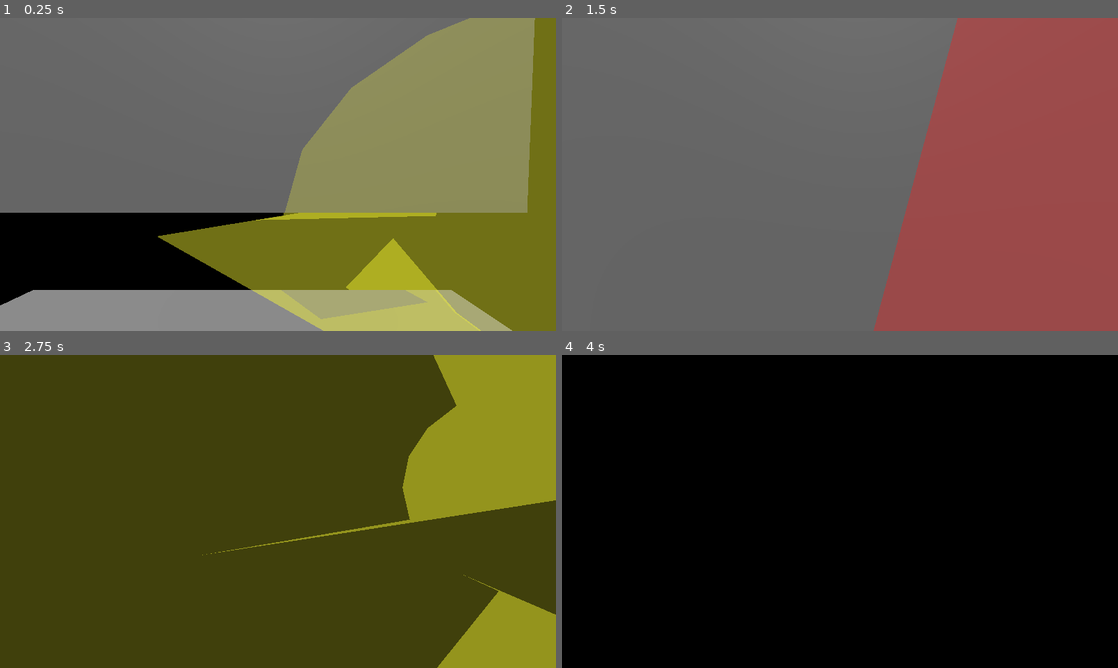
Above: before the commit, frames 1-4 (two rows, left to right).
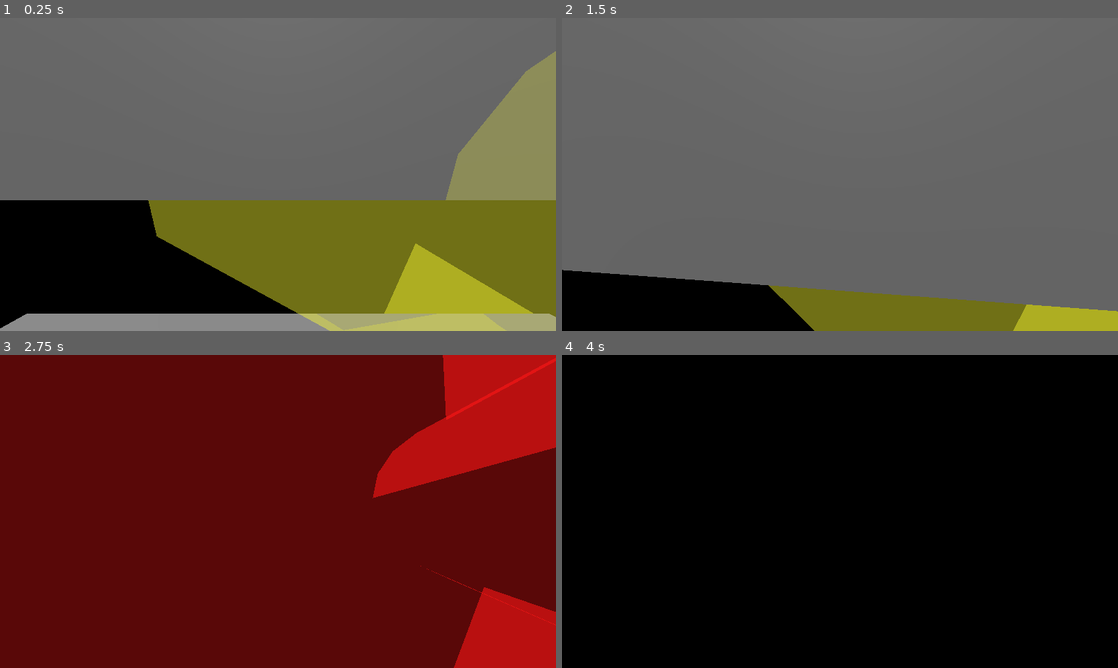
Above: after the commit, the same moments.

Repository: ludoviKZ/lazy-eye
Game: Godot game, scene res://scenes/test.tscn
The game is run twice, just before and just after one commit, with the same random seed, the same clock (stepped at 60 frames per second) and the same inputs. This scene is started directly instead of the project's main scene.
Inputs (mouse positions are in pixels of both pictures, inside the frame that each line leads up to):
- Up to frame 1 (0.25 s): no input
- Up to frame 2 (1.5 s): tap Enter (ui_accept) at 0.5 s; move the mouse to (867, 174) at 0.52 s; hold Ctrl (crouch) 0.53-1.28 s; hold W (move_up) from 0.53 s (still down); click (867, 174) at 0.67 s; tap Space (jump) at 0.77 s; move the mouse to (812, 174) at 1.27 s; tap E (interact) at 1.35 s
- Up to frame 3 (2.75 s): keep holding W (move_up); tap Space (jump) at 1.52 s; move the mouse to (289, 505) at 2.02 s; hold Ctrl (crouch) from 2.03 s (still down)
- Up to frame 4 (4 s): keep holding W (move_up); move the mouse to (834, 517) at 2.77 s; release Ctrl (crouch) at 2.78 s; tap E (interact) at 2.85 s; click (834, 517) at 2.92 s; tap Space (jump) at 3.02, 3.77 s; move the mouse to (878, 514) at 3.52 s; hold Ctrl (crouch) from 3.53 s (still down)

The runs differ from the first frame. In frame 1, 33% of the frame differs, in the area x 0-100%, y 0-100%; in frame 2, 45%; in frame 3, 100%; in frame 4, nothing differs.

Commit message:
added first map, test scene and some texture

Diff:
--- a/maaack's-minimal-game-template/project.godot
+++ b/maaack's-minimal-game-template/project.godot
@@ -36,6 +36,10 @@
 [editor_plugins]
 
 enabled=PackedStringArray("res://addons/maaacks_game_template/plugin.cfg", "res://addons/plugin_updater/plugin.cfg")
+
+[filesystem]
+
+import/blender/enabled=false
 
 [gui]
 
--- a/maaack's-minimal-game-template/scenes/arena.tscn
+++ b/maaack's-minimal-game-template/scenes/arena.tscn
@@ -8,7 +8,7 @@
 [node name="arena" type="Node3D" unique_id=1451379201]
 
 [node name="Floor" type="StaticBody3D" parent="." unique_id=1866120681]
-transform = Transform3D(8.133204, 0, 0, 0, 1, 0, 0, 0, 7.8931303, 0, -2.2050433, 0)
+transform = Transform3D(8.133204, 0, 0, 0, 1, 0, 0, 0, 7.8931303, 0, 0, 0)
 
 [node name="MeshInstance3D" type="MeshInstance3D" parent="Floor" unique_id=1414939679]
 transform = Transform3D(1, 0, 0, 0, 1, 0, 0, 0, 1.0000001, 0.013551966, 0, -0.024830708)
@@ -18,7 +18,7 @@
 shape = SubResource("BoxShape3D_fxdce")
 
 [node name="Floor2" type="StaticBody3D" parent="." unique_id=1444233720]
-transform = Transform3D(8.133204, 0, 0, 0, 0.032336038, 7.8890023, 0, -0.99947715, 0.2552326, 0, 0.99473, -2.8828225)
+transform = Transform3D(8.133204, 0, 0, 0, 0.032336038, 7.8890023, 0, -0.99947715, 0.2552326, 0, 3.4169176, -2.6356606)
 
 [node name="MeshInstance3D" type="MeshInstance3D" parent="Floor2" unique_id=753047233]
 transform = Transform3D(1, 0, 0, 0, 1, -1.1920929e-07, 0, 0, 1, -0.0029996953, 0.4053564, 0.3793)
--- /dev/null
+++ b/maaack's-minimal-game-template/scenes/maps/map_1.tscn
@@ -0,0 +1,62 @@
+[gd_scene format=3 uid="uid://q12j67jsghe2"]
+
+[ext_resource type="Texture2D" uid="uid://do6gcohofmocn" path="res://assets/concrete_2.png" id="1_a6ifl"]
+[ext_resource type="PackedScene" uid="uid://nebreelo5eua" path="res://scenes/Player/Player.tscn" id="1_g1gc8"]
+[ext_resource type="Texture2D" uid="uid://diuwbn1b172tc" path="res://assets/window_2_1.png" id="1_qmw3c"]
+[ext_resource type="Texture2D" uid="uid://c3b4he23tpwny" path="res://assets/d.jpg" id="4_smh7c"]
+[ext_resource type="Script" uid="uid://b4wykaar5pl0n" path="res://scenes/Enemies_Stuff/enemy_fov.gd" id="5_l2lx5"]
+[ext_resource type="PackedScene" uid="uid://db6fah17ysh0k" path="res://assets/metal_barrel_mp_3.glb" id="5_p4o1l"]
+
+[sub_resource type="StandardMaterial3D" id="StandardMaterial3D_ooua1"]
+albedo_texture = ExtResource("1_a6ifl")
+uv1_triplanar = true
+texture_filter = 0
+
+[sub_resource type="StandardMaterial3D" id="StandardMaterial3D_g1gc8"]
+albedo_texture = ExtResource("1_qmw3c")
+metallic = 0.26
+uv1_scale = Vector3(0.5, 0.5, 0.5)
+uv1_triplanar = true
+texture_filter = 0
+
+[node name="map1" type="Node3D" unique_id=181013177]
+
+[node name="CSGBox3D" type="CSGBox3D" parent="." unique_id=1570144272]
+transform = Transform3D(1, 0, 0, 0, 1, 0, 0, 0, 1, 2.1080704, 0, -6.460846)
+use_collision = true
+size = Vector3(165.14159, 1, 122.39032)
+material = SubResource("StandardMaterial3D_ooua1")
+
+[node name="CSGCylinder3D" type="CSGCylinder3D" parent="." unique_id=1938152540]
+transform = Transform3D(1, 0, 0, 0, 1, 0, 0, 0, 1, 0, 28.427795, 0)
+use_collision = true
+radius = 28.918945
+height = 58.85559
+sides = 18
+material = SubResource("StandardMaterial3D_g1gc8")
+
+[node name="Player" parent="." unique_id=958992094 instance=ExtResource("1_g1gc8")]
+transform = Transform3D(1, 0, 0, 0, 1, 0, 0, 0, 1, 45, 7, -4)
+
+[node name="DirectionalLight3D" type="DirectionalLight3D" parent="." unique_id=1799179154]
+transform = Transform3D(-0.5657985, -0.41952395, 0.7098392, -0.26149, 0.9077443, 0.32805997, -0.78198147, 0, -0.6233017, 39.44715, 27.45282, -35.340477)
+
+[node name="PosterCam" type="Node3D" parent="." unique_id=883132188]
+transform = Transform3D(0.98424, 0, -0.17683803, 0, 1, 0, 0.17683803, 0, 0.98424, 31.395664, 4.9379063, 9.425507)
+
+[node name="Sprite3D" type="Sprite3D" parent="PosterCam" unique_id=8172437]
+transform = Transform3D(0.008111432, 0, -0.19236413, 0, 0.19253507, 0, 0.19236413, 0, 0.008111432, -3.9685402, 0.74701595, -5.665886)
+texture = ExtResource("4_smh7c")
+
+[node name="EnemyFOV" type="Area3D" parent="PosterCam" unique_id=751278763]
+transform = Transform3D(0.189574, 0.8106049, -0.55405915, 0.10087858, 0.5452256, 0.8321973, 0.97667044, -0.21365562, 0.021587946, -3.9142838, 0.050056458, -5.702785)
+script = ExtResource("5_l2lx5")
+metadata/_custom_type_script = "uid://b4wykaar5pl0n"
+
+[node name="metal_barrel_mp_32" parent="." unique_id=1971227263 instance=ExtResource("5_p4o1l")]
+transform = Transform3D(1, 0, 0, 0, 1, 0, 0, 0, 1, 31.274652, 0.47716737, 0)
+
+[node name="CSGCylinder3D" type="CSGCylinder3D" parent="metal_barrel_mp_32" unique_id=34101461]
+layers = 0
+use_collision = true
+radius = 0.372
--- a/maaack's-minimal-game-template/scenes/test.tscn
+++ b/maaack's-minimal-game-template/scenes/test.tscn
@@ -12,7 +12,7 @@
 transform = Transform3D(1, 0, 0, 0, 1, 0, 0, 0, 1, -0.16316593, 1.1920929e-07, -0.101671696)
 
 [node name="arena" parent="." unique_id=1451379201 instance=ExtResource("2_iyx0m")]
-transform = Transform3D(1, 0, 0, 0, 1, 0, 0, 0, 1, -0.96787107, 0, 0.06915951)
+transform = Transform3D(1, 0, 0, 0, 1, 0, 0, 0, 1, -0.118756175, -2.1270576, 0.86936855)
 
 [node name="EnemyFOV" type="Area3D" parent="." unique_id=13321358]
 transform = Transform3D(0.998962, 0, 0.045551334, 0, 1, 0, -0.045551334, 0, 0.998962, 5.951358, -2.3841858e-07, 2.7410758)
--- a/maaack's-minimal-game-template/scenes/testing/testfov.tscn
+++ b/maaack's-minimal-game-template/scenes/testing/testfov.tscn
@@ -1,7 +1,7 @@
 [gd_scene format=3 uid="uid://c3tsgeu8qvimo"]
 
 [ext_resource type="Script" uid="uid://b4wykaar5pl0n" path="res://scenes/Enemies_Stuff/enemy_fov.gd" id="1_v4ech"]
-[ext_resource type="Texture2D" uid="uid://c3b4he23tpwny" path="res://assets/poster.jpg" id="2_l8rfx"]
+[ext_resource type="Texture2D" uid="uid://c3b4he23tpwny" path="res://assets/PSX Tech v1.2.3(1)/poster.jpg" id="2_l8rfx"]
 
 [node name="test" type="Node3D" unique_id=1745408331]
 
Binary file added: maaack's-minimal-game-template/assets/concrete_2.png
Not shown, added: maaack's-minimal-game-template/assets/concrete_2.png.import
Binary file added: maaack's-minimal-game-template/assets/concrete_3.png
Not shown, added: maaack's-minimal-game-template/assets/concrete_3.png.import
Renamed: maaack's-minimal-game-template/assets/poster.jpg -> maaack's-minimal-game-template/assets/d.jpg
Not shown, added: maaack's-minimal-game-template/assets/d.jpg.import
Binary file added: maaack's-minimal-game-template/assets/metal_barrel_mp_3.glb
Not shown, added: maaack's-minimal-game-template/assets/metal_barrel_mp_3.glb.import
Binary file added: maaack's-minimal-game-template/assets/metal_barrel_mp_3_metal_barrel_mp_3.png
Not shown, added: maaack's-minimal-game-template/assets/metal_barrel_mp_3_metal_barrel_mp_3.png.import
Binary file added: maaack's-minimal-game-template/assets/window_2_1.png
Not shown, changed: maaack's-minimal-game-template/assets/window_2_1.png.import
